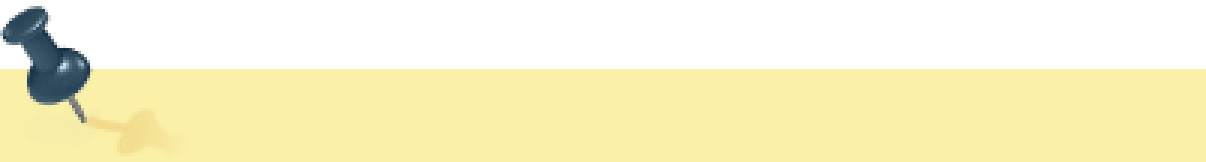
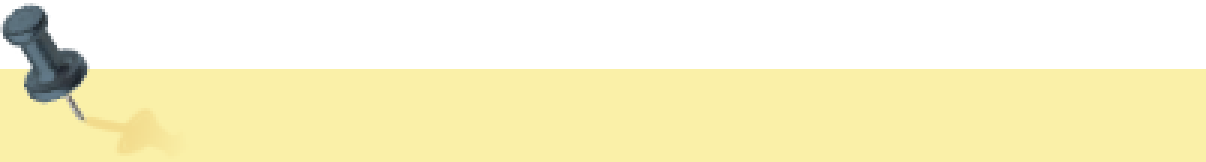
Layers edited between the first and the second w=1206, h=162 image:
painted on "pin" over <box>0,3,102,144</box>
"white": blend normal → luminosity, painted on it over <box>0,3,93,69</box>
painted on "note" over <box>24,69,99,126</box>
"pin shading": blend luminosity → multiply, painted on it over <box>0,3,102,144</box>
"color": opacity 100% → 85% over <box>0,3,102,144</box>
